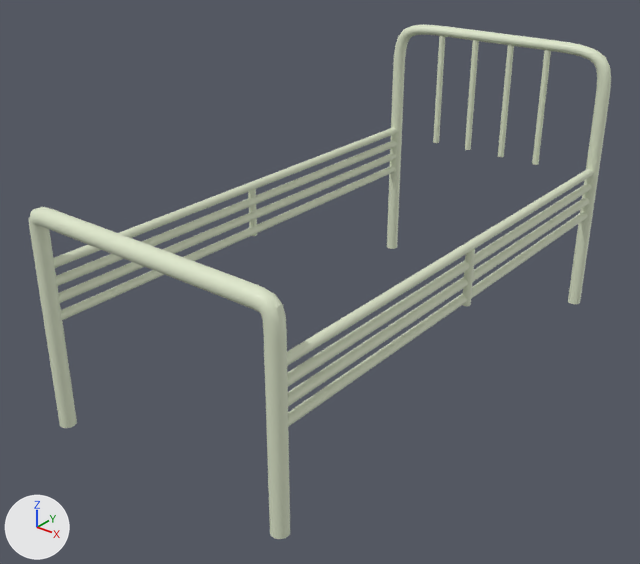
Renders of the FBX model Assets/MalteseAssets/Models/Bed/Bedframe/bedframe.fbx from each side of a commit.
The view is the same before and after, from a camera (50 mm lens) standing at (8.28, -14.14, 8.83) and looking at (-0.19, -3.54, 2.25). Every picture has the same lights, and +X, +Y and +Z are marked at lower left. The first picture is the older version.
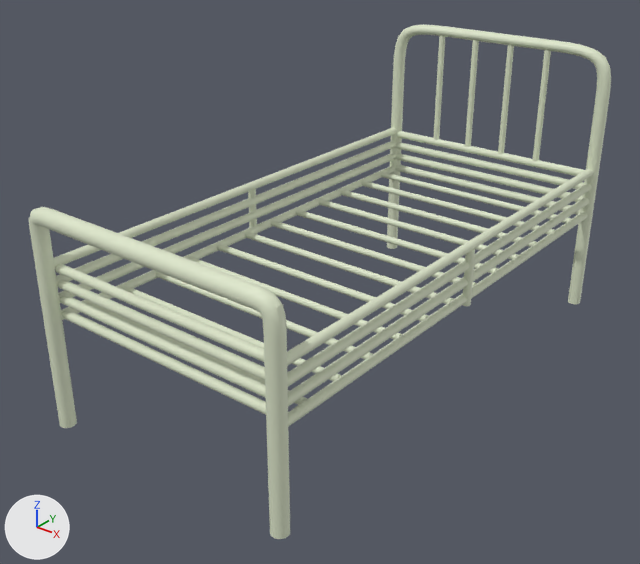
Where the newer file only moved an object's origin or applied its transform, the numbers keep the older frame.

The change in detail:
me_cylinder_004 is used by ob_cylinder_002; location (-0.01, -1.85, 3.87).
me_cylinder_004 had 1984 vertices, 1504 faces and spanned x -2.4..2.38, y -5.7..3.68, z -3.3..1.81.
me_cylinder_004 now has 2624 vertices, 1864 faces and spans x -2.4..2.38, y -5.7..3.68, z -3.3..1.81.
me_cylinder_004 part 1: a new loose piece, a 16-sided cylinder along x spanning x -2.16..2.18, y 3.45..3.6, z -0.66..-0.51, in mat_m_white_bed (pale green #dfe7cc).
me_cylinder_004 part 2: a new loose piece, a 16-sided cylinder along x spanning x -2.16..2.18, y 3.45..3.6, z -0.92..-0.77, in mat_m_white_bed (pale green #dfe7cc).
me_cylinder_004 part 3: a new loose piece, a 16-sided cylinder along x spanning x -2.16..2.18, y 3.45..3.6, z -1.17..-1.02, in mat_m_white_bed (pale green #dfe7cc).
me_cylinder_004 part 4: a new loose piece, a 16-sided cylinder along x spanning x -2.16..2.18, y 3.45..3.6, z -1.43..-1.28, in mat_m_white_bed (pale green #dfe7cc).
me_cylinder_004 part 5: a new loose piece, a 16-sided cylinder along x spanning x -2.16..2.18, y -5.46..-5.31, z -0.66..-0.51, in mat_m_white_bed (pale green #dfe7cc).
me_cylinder_004 part 6: a new loose piece, a 16-sided cylinder along x spanning x -2.16..2.18, y -5.46..-5.31, z -0.92..-0.77, in mat_m_white_bed (pale green #dfe7cc).
me_cylinder_004 part 7: a new loose piece, a 16-sided cylinder along x spanning x -2.16..2.18, y -5.46..-5.31, z -1.17..-1.02, in mat_m_white_bed (pale green #dfe7cc).
me_cylinder_004 part 8: a new loose piece, a 16-sided cylinder along x spanning x -2.16..2.18, y -5.46..-5.31, z -1.43..-1.28, in mat_m_white_bed (pale green #dfe7cc).
me_cylinder_004 part 9: a new loose piece, a 16-sided cylinder along x spanning x -2.17..2.19, y 2.9..3.01, z -1.43..-1.31, in mat_m_white_bed (pale green #dfe7cc).
me_cylinder_004 part 10: a new loose piece, a 16-sided cylinder along x spanning x -2.17..2.19, y 2.18..2.29, z -1.43..-1.31, in mat_m_white_bed (pale green #dfe7cc).
me_cylinder_004 part 11: a new loose piece, a 16-sided cylinder along x spanning x -2.17..2.19, y 1.46..1.57, z -1.43..-1.31, in mat_m_white_bed (pale green #dfe7cc).
me_cylinder_004 part 12: a new loose piece, a 16-sided cylinder along x spanning x -2.17..2.19, y 0.74..0.85, z -1.43..-1.31, in mat_m_white_bed (pale green #dfe7cc).
me_cylinder_004 part 13: a new loose piece, a 16-sided cylinder along x spanning x -2.17..2.19, y 0.02..0.14, z -1.43..-1.31, in mat_m_white_bed (pale green #dfe7cc).
me_cylinder_004 part 14: a new loose piece, a 16-sided cylinder along x spanning x -2.17..2.19, y -0.7..-0.58, z -1.43..-1.31, in mat_m_white_bed (pale green #dfe7cc).
me_cylinder_004 part 15: a new loose piece, a 16-sided cylinder along x spanning x -2.17..2.19, y -1.42..-1.3, z -1.43..-1.31, in mat_m_white_bed (pale green #dfe7cc).
me_cylinder_004 part 16: a new loose piece, a 16-sided cylinder along x spanning x -2.17..2.19, y -2.14..-2.02, z -1.43..-1.31, in mat_m_white_bed (pale green #dfe7cc).
me_cylinder_004 part 17: a new loose piece, a 16-sided cylinder along x spanning x -2.17..2.19, y -2.86..-2.74, z -1.43..-1.31, in mat_m_white_bed (pale green #dfe7cc).
me_cylinder_004 part 18: a new loose piece, a 16-sided cylinder along x spanning x -2.17..2.19, y -3.58..-3.46, z -1.43..-1.31, in mat_m_white_bed (pale green #dfe7cc).
me_cylinder_004 part 19: a new loose piece, a 16-sided cylinder along x spanning x -2.17..2.19, y -4.3..-4.18, z -1.43..-1.31, in mat_m_white_bed (pale green #dfe7cc).
me_cylinder_004 part 20: a new loose piece, a 16-sided cylinder along x spanning x -2.17..2.19, y -5.02..-4.9, z -1.43..-1.31, in mat_m_white_bed (pale green #dfe7cc).

Where the change shows, as pixel boxes [x1, y1, x2, y2] in the pictures (640 x 564 px):
part 1 of me_cylinder_004, added (pale green): after [396, 131, 585, 176]
part 2 of me_cylinder_004, added: after [396, 142, 584, 189]
part 3 of me_cylinder_004, added: after [396, 153, 582, 202]
part 4 of me_cylinder_004, added: after [395, 165, 581, 215]
part 5 of me_cylinder_004, added: after [55, 264, 264, 362]
part 6 of me_cylinder_004, added: after [58, 279, 265, 380]
part 7 of me_cylinder_004, added: after [60, 294, 266, 398]
part 8 of me_cylinder_004, added: after [62, 309, 266, 415]
part 9 of me_cylinder_004, added: after [381, 172, 571, 223]
part 10 of me_cylinder_004, added: after [361, 180, 555, 235]
part 11 of me_cylinder_004, added: after [341, 189, 537, 247]
part 12 of me_cylinder_004, added: after [319, 199, 518, 260]
part 13 of me_cylinder_004, added: after [295, 209, 498, 273]
part 14 of me_cylinder_004, added: after [271, 220, 477, 286]
part 15 of me_cylinder_004, added: after [245, 231, 453, 304]
part 16 of me_cylinder_004, added: after [217, 244, 428, 321]
part 17 of me_cylinder_004, added: after [188, 257, 402, 340]
part 18 of me_cylinder_004, added: after [156, 272, 373, 359]
part 19 of me_cylinder_004, added: after [122, 285, 341, 381]
part 20 of me_cylinder_004, added: after [86, 301, 307, 405]
